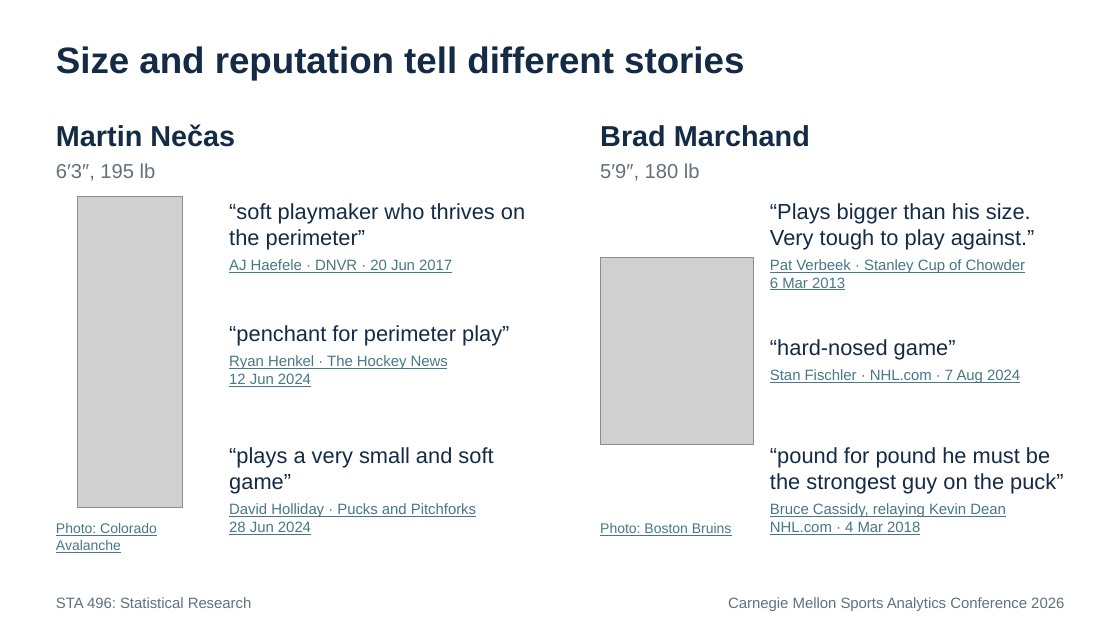
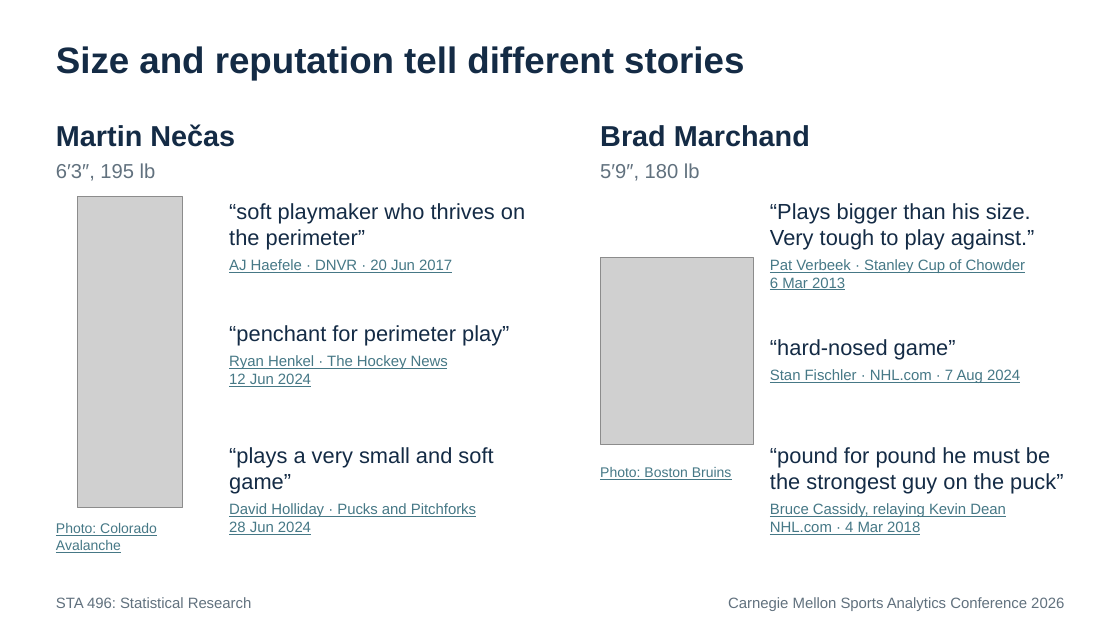
Before and after one commit to RentoSaijo/CSAx_STA496, a slide deck: slide 3 of reports/presentation.pptx. Drawn at 1120x630 pixels with LibreOffice and Linux fonts; fonts in the diff are those of the drawing; grey boxes stand for pictures. Boxes give left, top, right and bottom in pixels: in the first picture for what was removed or moved away, otherwise in the second. Text is boxed around its words. In the diff, an @@ line names an element or a change of style, - is before the commit and + after.

Commit message:
Refine presentation layout

```diff
--- a/reports/presentation.pptx
+++ b/reports/presentation.pptx
@@ text "Photo: Boston Bruins": place and size @@
-text "Photo: Boston Bruins" at box(600, 523, 732, 536)
+text "Photo: Boston Bruins" at box(600, 467, 732, 480)
```
Also in this commit, not shown: 6 other slides changed.
